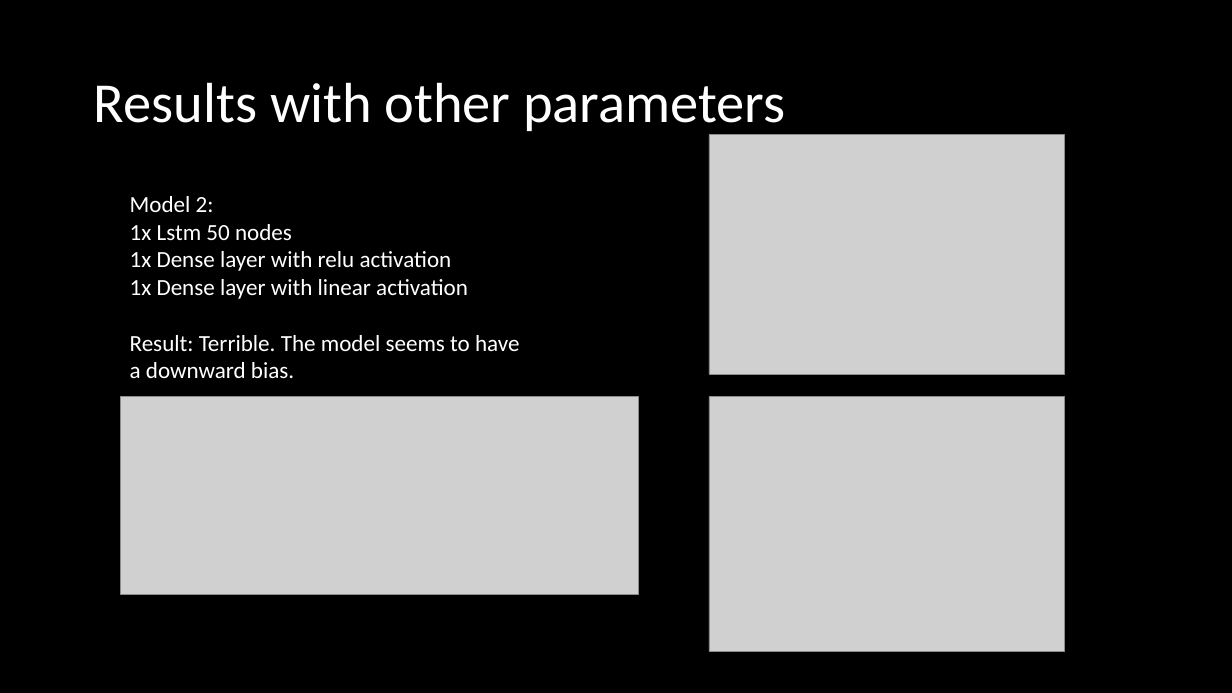
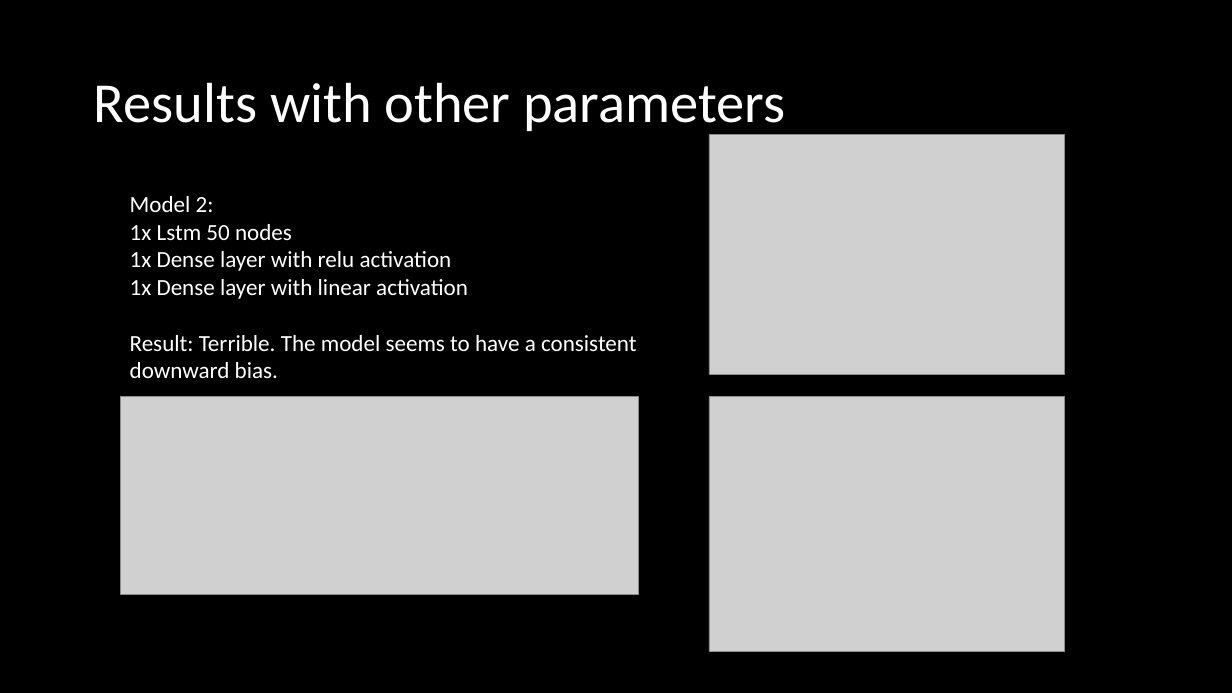
Before and after one commit to alexxlu/Project4, a slide deck: slide 6 of Stock Price prediction.pptx. Drawn at 1232x693 pixels with LibreOffice and Linux fonts; fonts in the diff are those of the drawing; grey boxes stand for pictures. Boxes give left, top, right and bottom in pixels: in the first picture for what was removed or moved away, otherwise in the second. Text is boxed around its words. In the diff, an @@ line names an element or a change of style, - is before the commit and + after.

```diff
--- a/Stock Price prediction.pptx
+++ b/Stock Price prediction.pptx
@@ text at (x1=130, y1=335, x2=637, y2=378): text changed @@
-Result: Terrible. The model seems to have a downward bias.
+Result: Terrible. The model seems to have a consistent downward bias.
```
Also in this commit, not shown: 5 other slides changed, 1 slide added, 4 other files.
